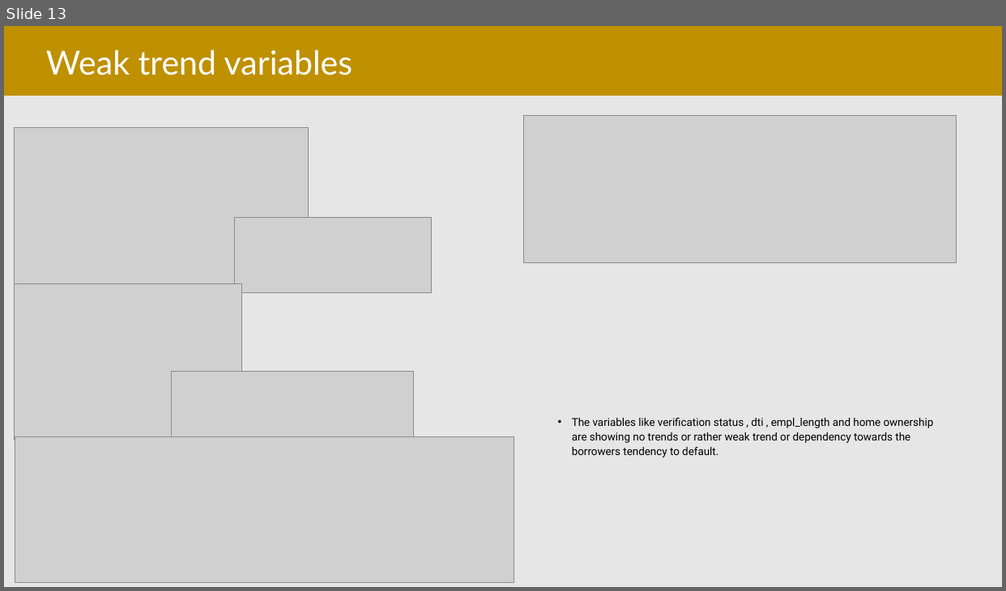
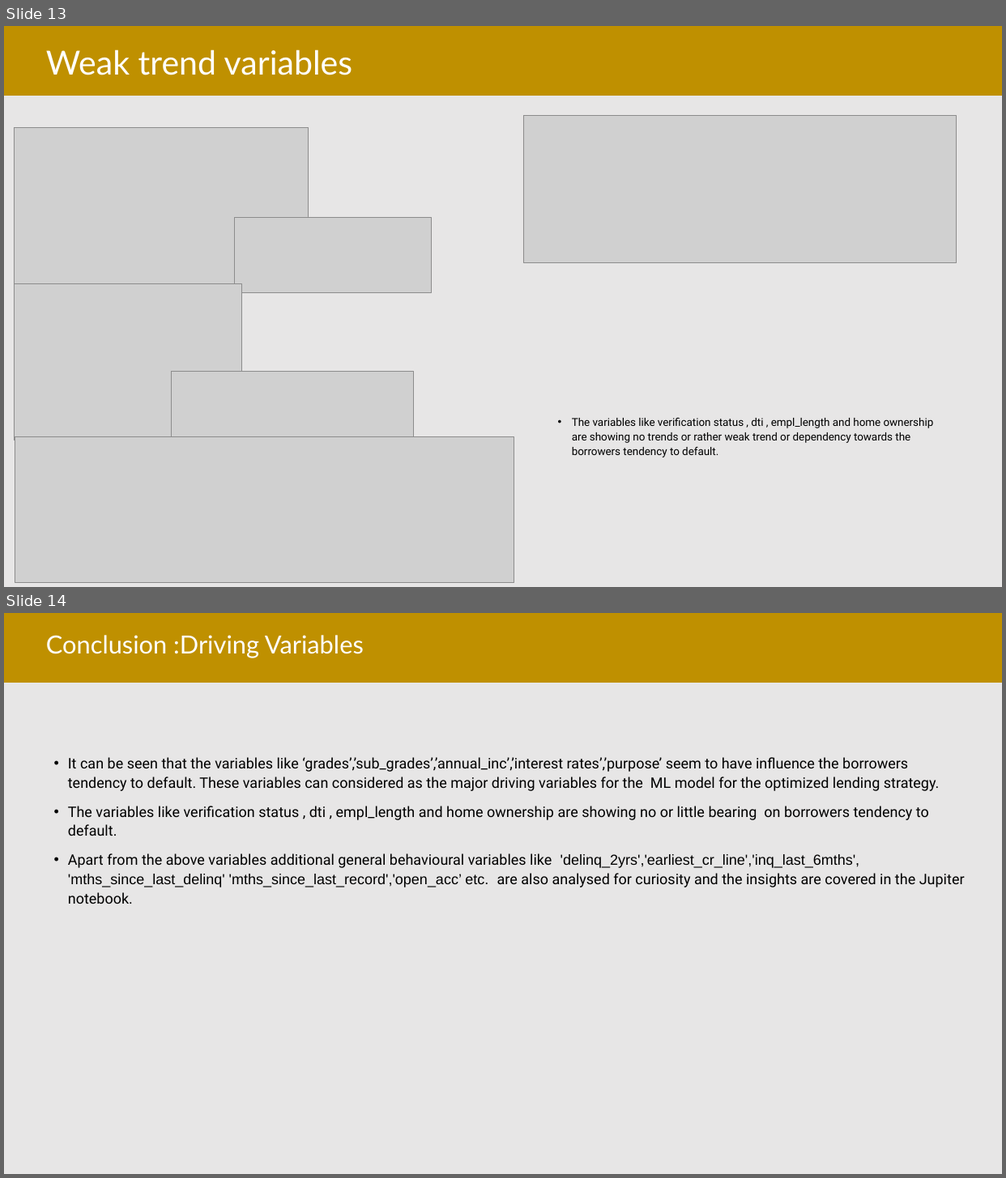
Before and after one commit to sshrinivasbhat/LendingClubCaseStudy, a slide deck: C44_LendClbCaseStudy_ShrinivasB.pptx. Shown one above the other, each under a label of ours: slide 13 before the commit, slides 13 and 14 after it. The pictures are 1006x591 and 1006x1178 pixels, drawn with LibreOffice and Linux fonts; fonts in the diff are those of the drawing; grey boxes stand for pictures; background and template pictures are left out. Boxes give left, top, right and bottom in pixels: in the first picture for what was removed or moved away, otherwise in the second. Text is boxed around its words. In the diff, an @@ line names an element or a change of style, - is before the commit and + after.

Commit message:
Final Release

```diff
--- a/C44_LendClbCaseStudy_ShrinivasB.pptx
+++ b/C44_LendClbCaseStudy_ShrinivasB.pptx
@@ slide 14 added at [4,613,1002,1174], background #E7E6E6; not listed: 1 template element that a slide beside it also shows @@
@@ title added at [46,635,364,658], 24 pt, text #FFFFFF @@
+Conclusion :Driving Variables
@@ text added at [68,757,965,904], 14 pt, text #000000 @@
+• It can be seen that the variables like ‘grades’,’sub_grades’,’annual_inc’,’interest rates’,’purpose’ seem to have influence the borrowers tendency to default. These variables can considered as the major driving variables for the ML model for the optimized lending strategy.
+• The variables like verification status , dti , empl_length and home ownership are showing no or little bearing on borrowers tendency to default.
+• Apart from the above variables additional general behavioural variables like 'delinq_2yrs','earliest_cr_line','inq_last_6mths', 'mths_since_last_delinq' 'mths_since_last_record','open_acc’ etc. are also analysed for curiosity and the insights are covered in the Jupiter notebook.
```
